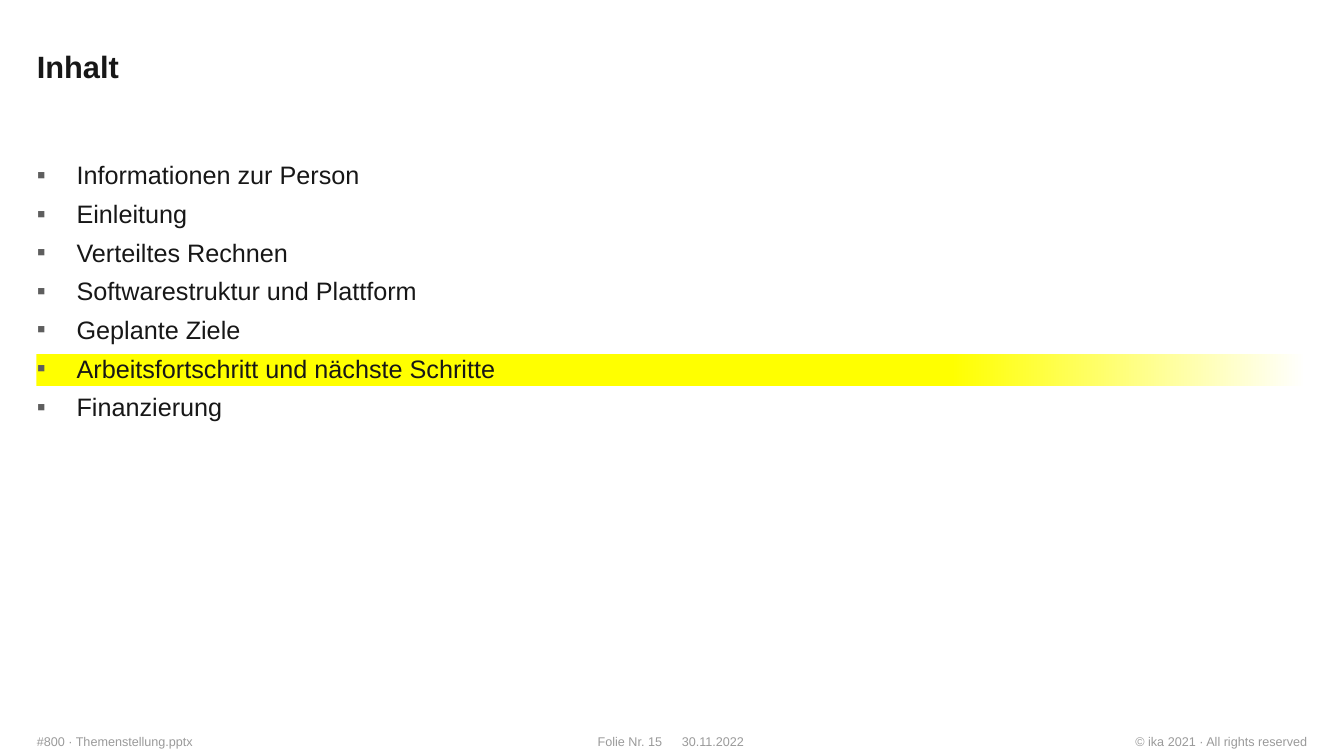
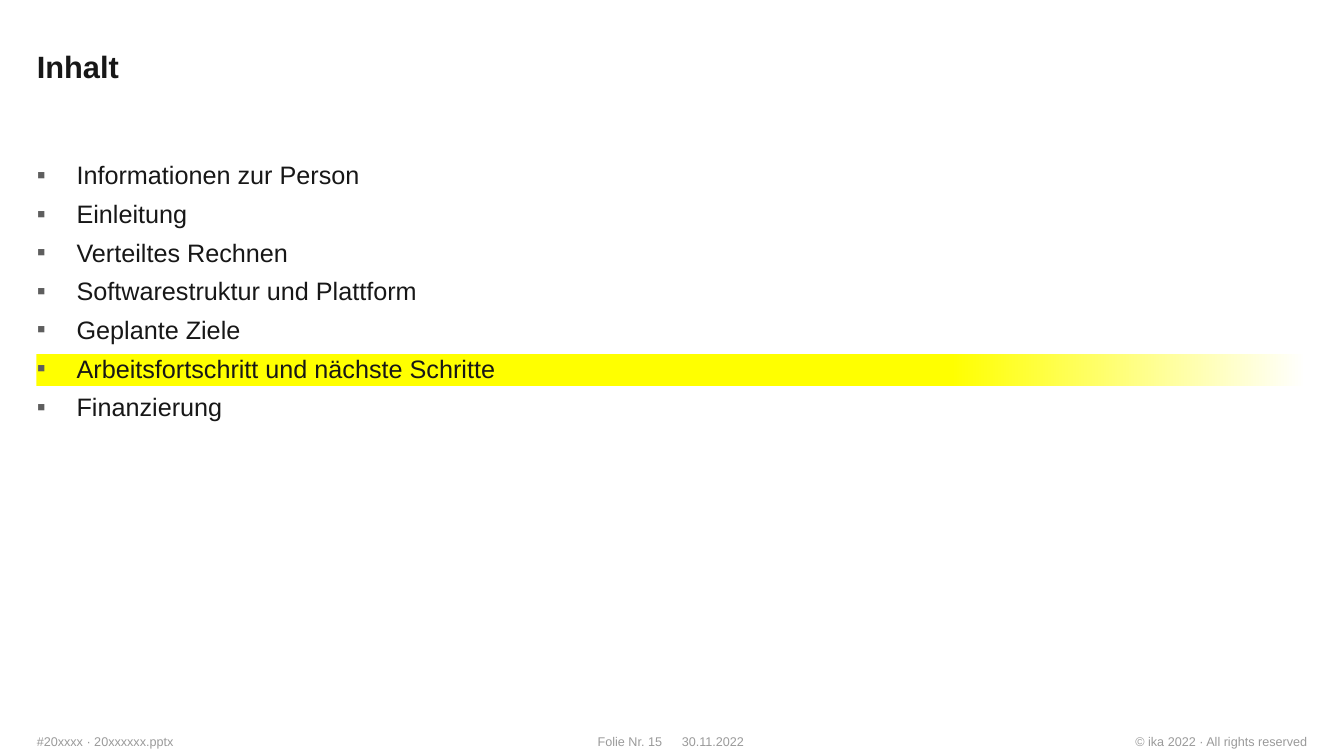
Before and after one commit to WhR4Ven/Diss_Dokument, a slide deck: slide 15 of Vortrag/Themenstellung.pptx. Drawn at 1344x756 pixels with LibreOffice and Linux fonts; fonts in the diff are those of the drawing; background and template pictures are left out. Boxes give left, top, right and bottom in pixels: in the first picture for what was removed or moved away, otherwise in the second. Text is boxed around its words. In the diff, an @@ line names an element or a change of style, - is before the commit and + after.

```diff
--- a/Vortrag/Themenstellung.pptx
+++ b/Vortrag/Themenstellung.pptx
@@ text at [37, 737, 173, 749]: text changed @@
-#800 · Themenstellung.pptx
+#20xxxx · 20xxxxxx.pptx
@@ text at [1148, 737, 1307, 749]: text changed @@
-© ika 2021 · All rights reserved
+© ika 2022 · All rights reserved
```
Also in this commit, not shown: 18 other slides changed.
